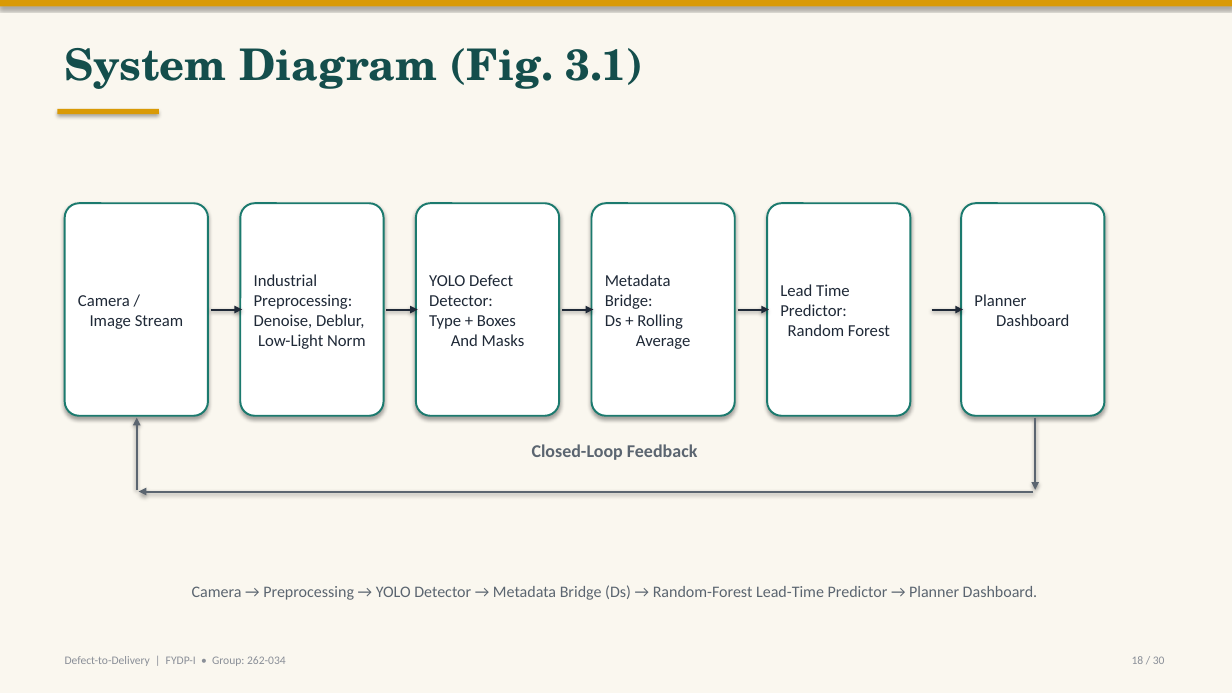
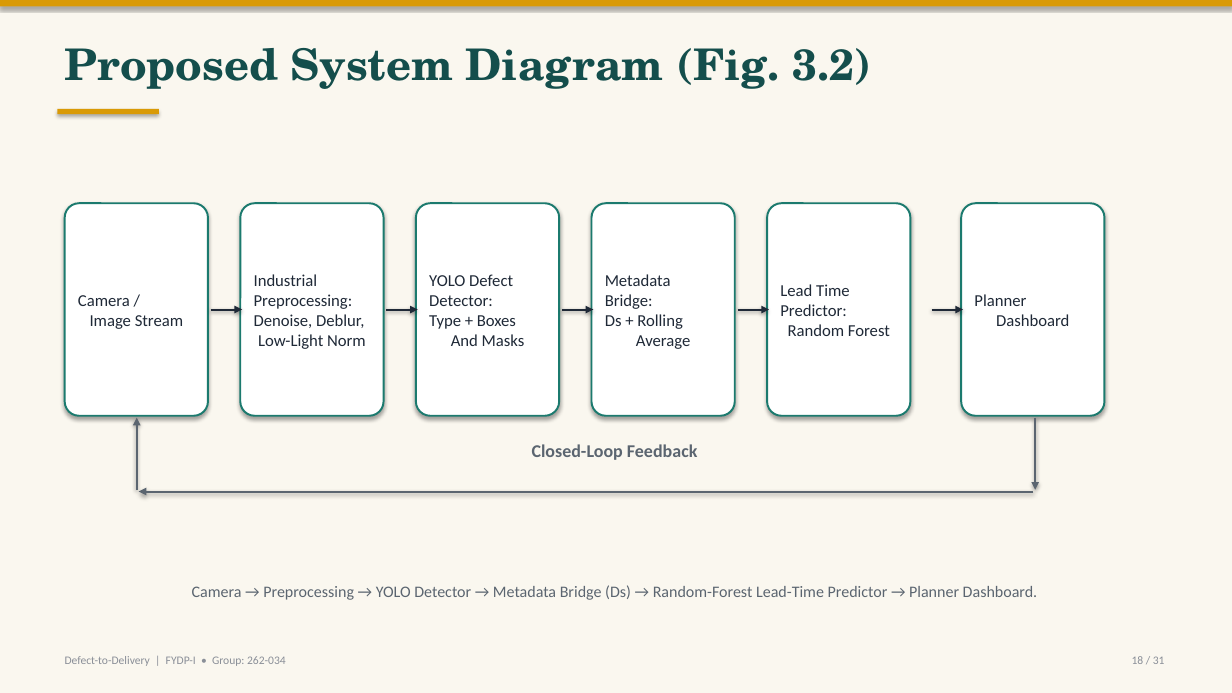
Before and after one commit to labib-ux/FYDP, a slide deck: slide 18 of slides/FYDP-I_Defect-to-Delivery.pptx. Drawn at 1232x693 pixels with LibreOffice and Linux fonts; fonts in the diff are those of the drawing. Boxes give left, top, right and bottom in pixels: in the first picture for what was removed or moved away, otherwise in the second. Text is boxed around its words. In the diff, an @@ line names an element or a change of style, - is before the commit and + after.

```diff
--- a/slides/FYDP-I_Defect-to-Delivery.pptx
+++ b/slides/FYDP-I_Defect-to-Delivery.pptx
@@ text at (x1=65, y1=48, x2=871, y2=89): text changed @@
-System Diagram (Fig. 3.1)
+Proposed System Diagram (Fig. 3.2)
@@ text at (x1=1132, y1=656, x2=1165, y2=664): text changed @@
-18 / 30
+18 / 31
```
Also in this commit, not shown: 29 other slides changed, 1 slide added.
